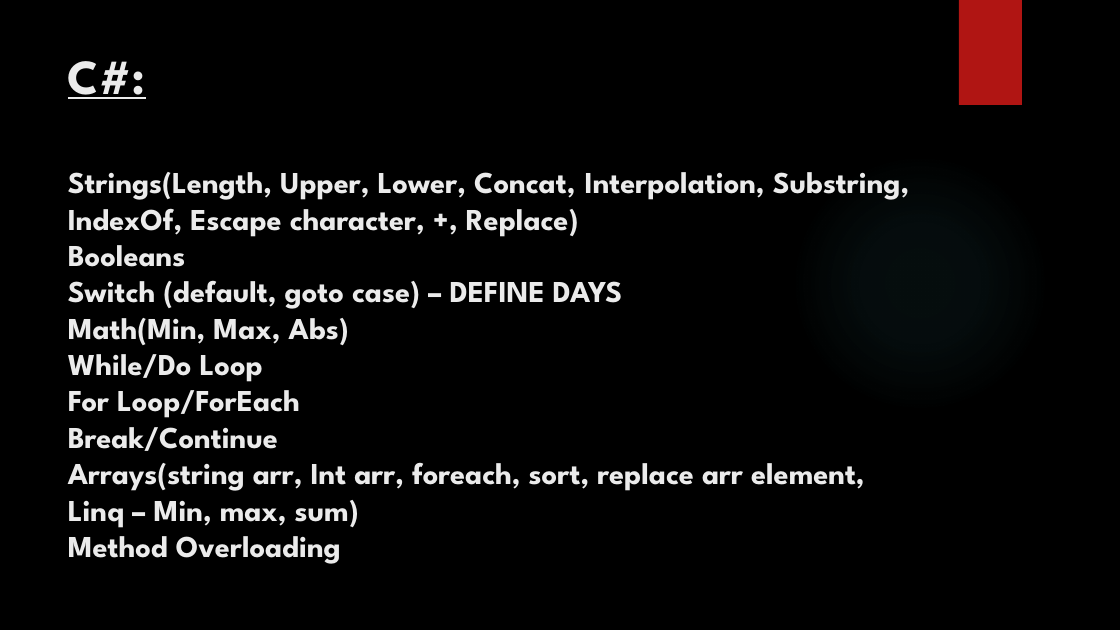
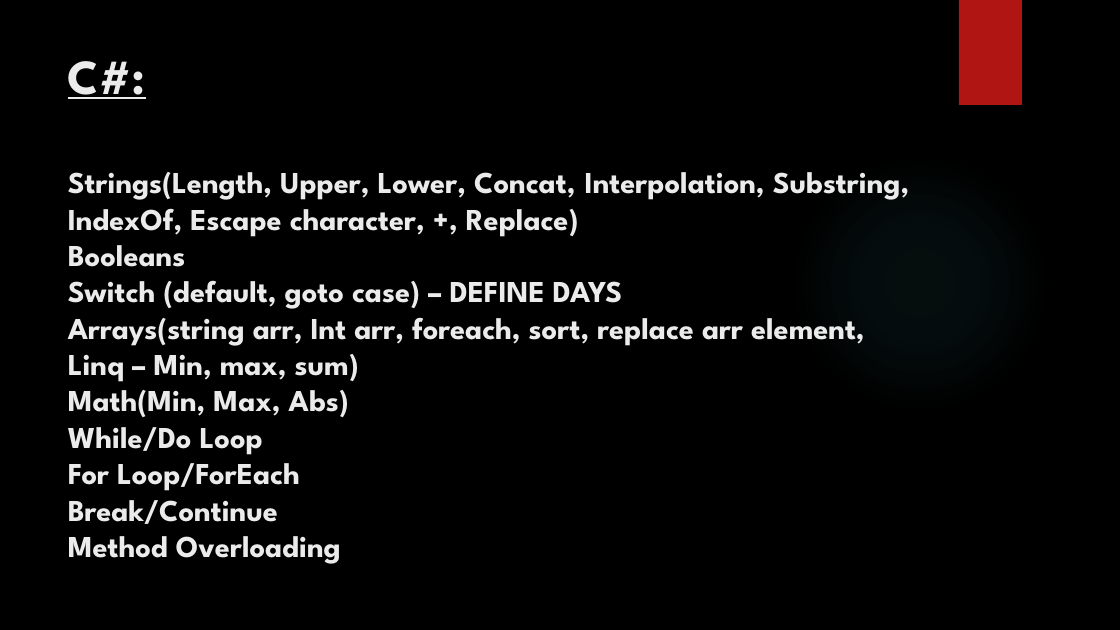
Before and after one commit to Manisoft55/AimorePractice, a slide deck: slide 9 of Notes/Day2_26_07_2022.pptx. Drawn at 1120x630 pixels with LibreOffice and Linux fonts; fonts in the diff are those of the drawing; background and template pictures are left out. Boxes give left, top, right and bottom in pixels: in the first picture for what was removed or moved away, otherwise in the second. Text is boxed around its words. In the diff, an @@ line names an element or a change of style, - is before the commit and + after.

Commit message:
array samples

```diff
--- a/Notes/Day2_26_07_2022.pptx
+++ b/Notes/Day2_26_07_2022.pptx
@@ title at (68, 61, 910, 564): text changed @@
-C#:
-Strings(Length, Upper, Lower, Concat, Interpolation, Substring, IndexOf, Escape character, +, Replace)
-Booleans
-Switch (default, goto case) – DEFINE DAYS
-Math(Min, Max, Abs)
-While/Do Loop
-For Loop/ForEach
-Break/Continue
-Arrays(string arr, Int arr, foreach, sort, replace arr element, Linq – Min, max, sum)
-Method Overloading
+C#:
+Strings(Length, Upper, Lower, Concat, Interpolation, Substring, IndexOf, Escape character, +, Replace)
+Booleans
+Switch (default, goto case) – DEFINE DAYS
+Arrays(string arr, Int arr, foreach, sort, replace arr element, Linq – Min, max, sum)
+Math(Min, Max, Abs)
+While/Do Loop
+For Loop/ForEach
+Break/Continue
+Method Overloading
```
Also in this commit, not shown: 17 other files.
